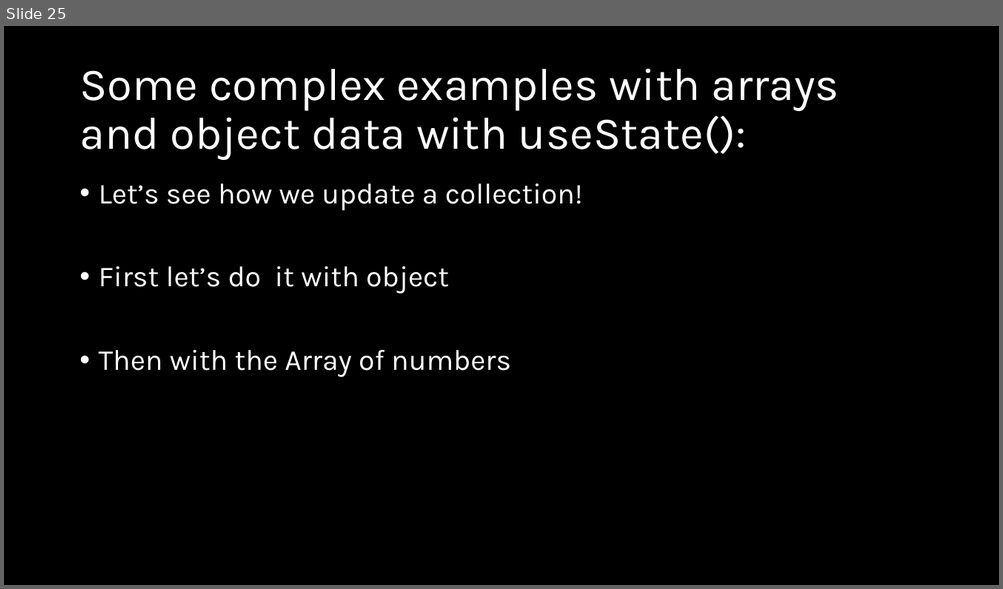
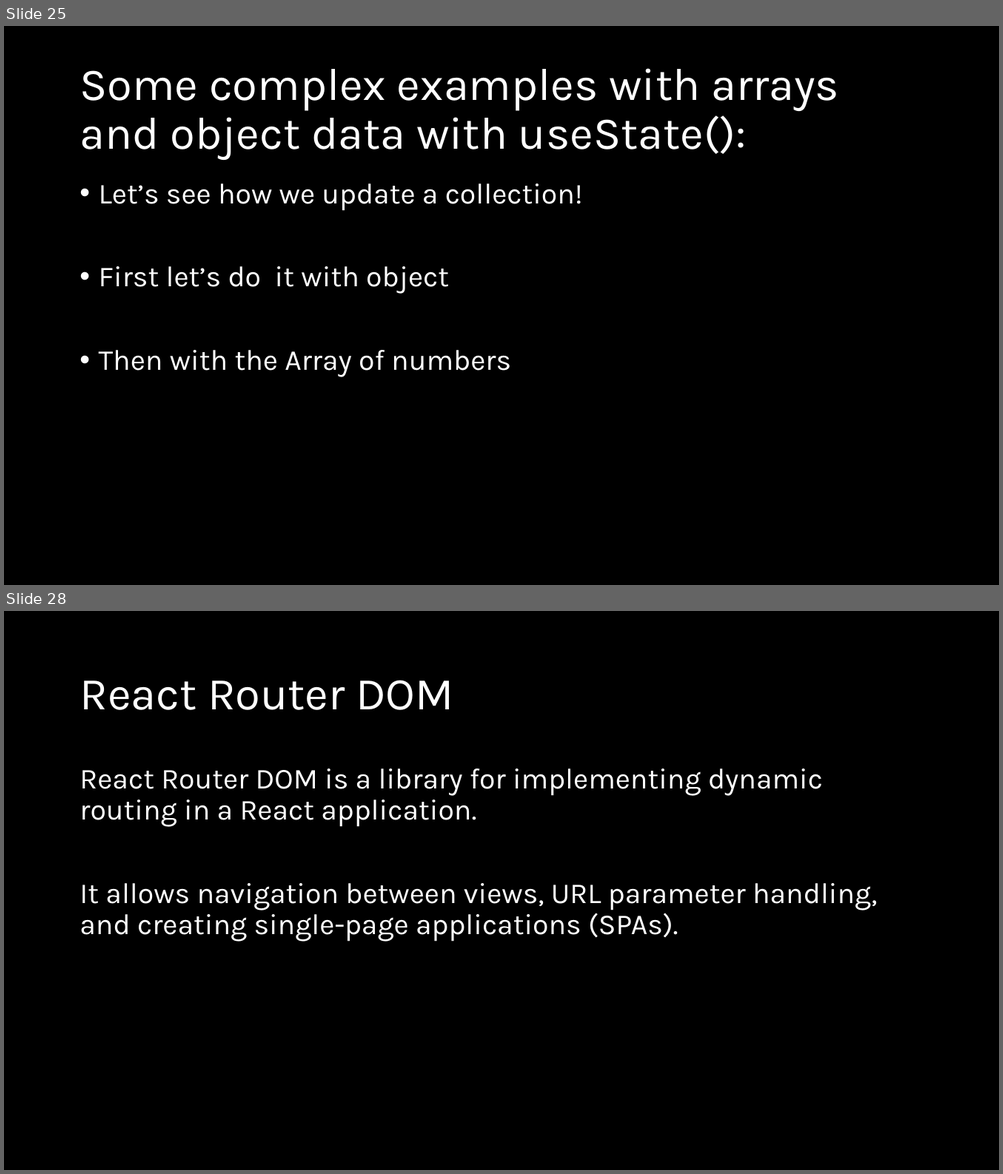
Before and after one commit to natiquekeyin/fall2024, a slide deck: JavaScript/Week10/Week10.pptx. Shown one above the other, each under a label of ours: slide 25 before the commit, slides 25 and 28 after it; the slides between them are not shown. The pictures are 1003x589 and 1003x1174 pixels, drawn with LibreOffice and Linux fonts; fonts in the diff are those of the drawing. Boxes give left, top, right and bottom in pixels: in the first picture for what was removed or moved away, otherwise in the second. Text is boxed around its words. In the diff, an @@ line names an element or a change of style, - is before the commit and + after.

```diff
--- a/JavaScript/Week10/Week10.pptx
+++ b/JavaScript/Week10/Week10.pptx
@@ slide 28 added at [4, 611, 999, 1170], background #000000 @@
@@ title added at [79, 680, 454, 710], 44 pt, text #FFFFFF @@
+React Router DOM
@@ text added at [79, 769, 877, 942], 28 pt, text #FFFFFF @@
+React Router DOM is a library for implementing dynamic routing in a React application.
+It allows navigation between views, URL parameter handling, and creating single-page applications (SPAs).
```
Also in this commit, not shown: 9 other slides added, 4 other files.
